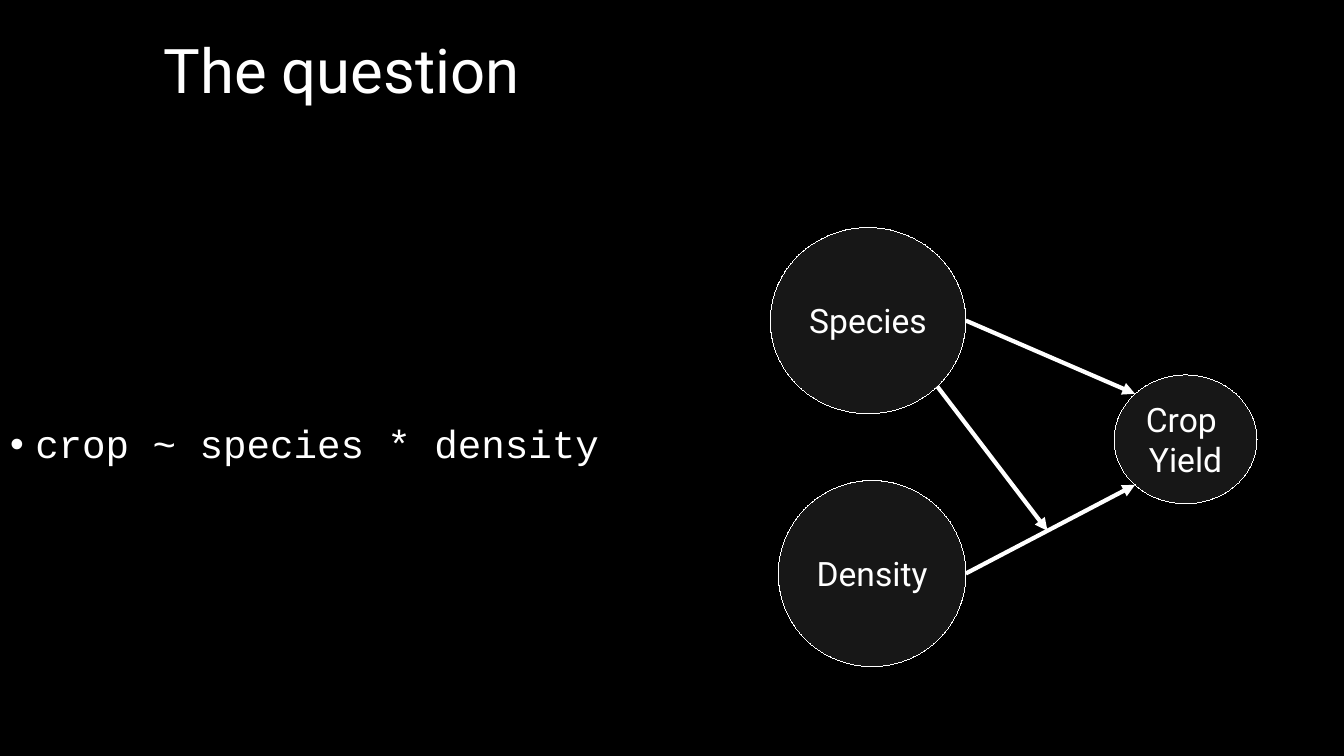
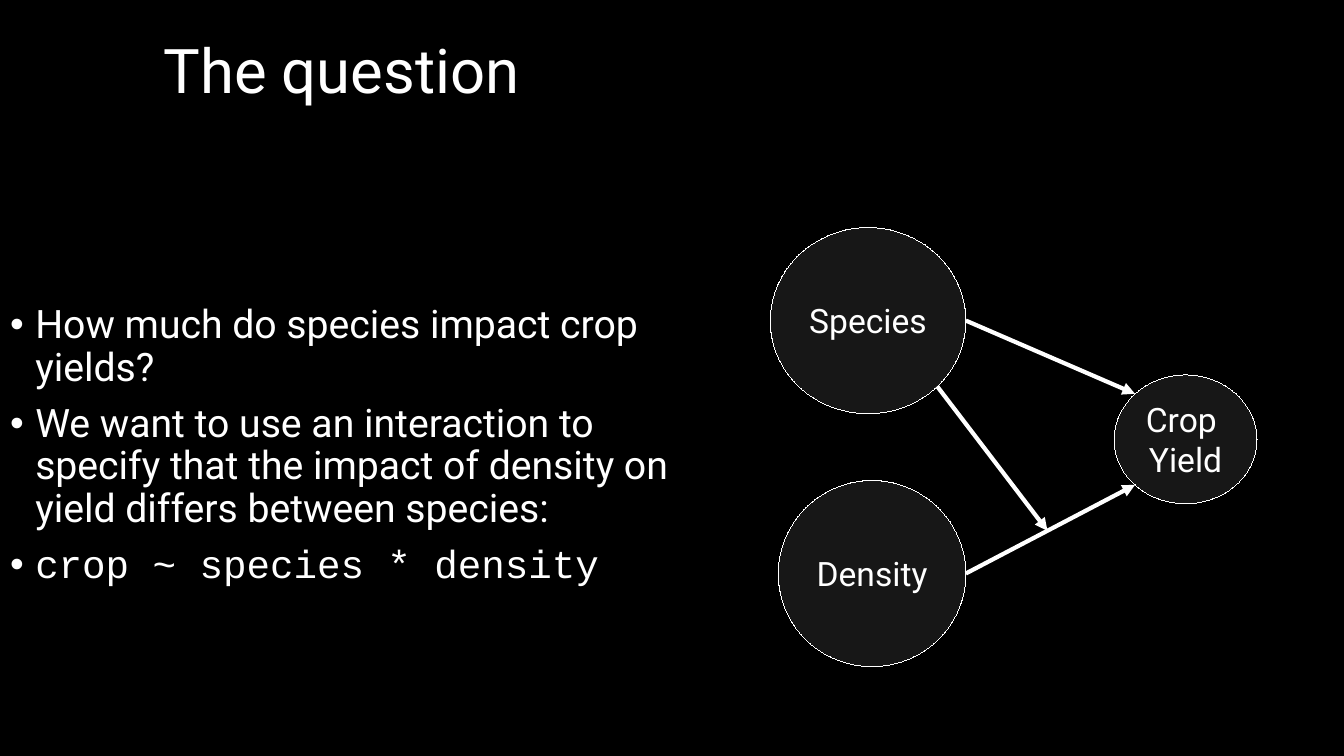
Before and after one commit to DeonRoos/006-BI3010, a slide deck: slide 19 of Lectures/Lecture 08.1 Interactions.pptx (slide 18 before the commit). Drawn at 1344x756 pixels with LibreOffice and Linux fonts; fonts in the diff are those of the drawing. Boxes give left, top, right and bottom in pixels: in the first picture for what was removed or moved away, otherwise in the second. Text is boxed around its words. In the diff, an @@ line names an element or a change of style, - is before the commit and + after.

Commit message:
more on interactions lecture

```diff
--- a/Lectures/Lecture 08.1 Interactions.pptx
+++ b/Lectures/Lecture 08.1 Interactions.pptx
@@ text at (x1=35, y1=308, x2=668, y2=531): paragraphs added @@
+• How much do species impact crop yields?
+• We want to use an interaction to specify that the impact of density on yield differs between species:
```
Also in this commit, not shown: 2 other slides changed, 2 slides added, 2 slides removed, 7 other files.
